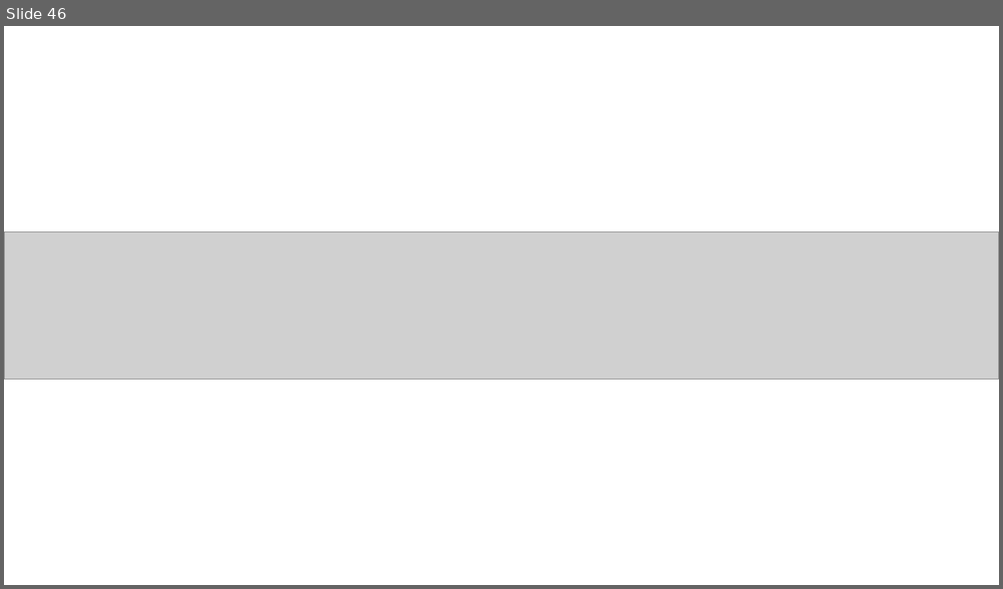
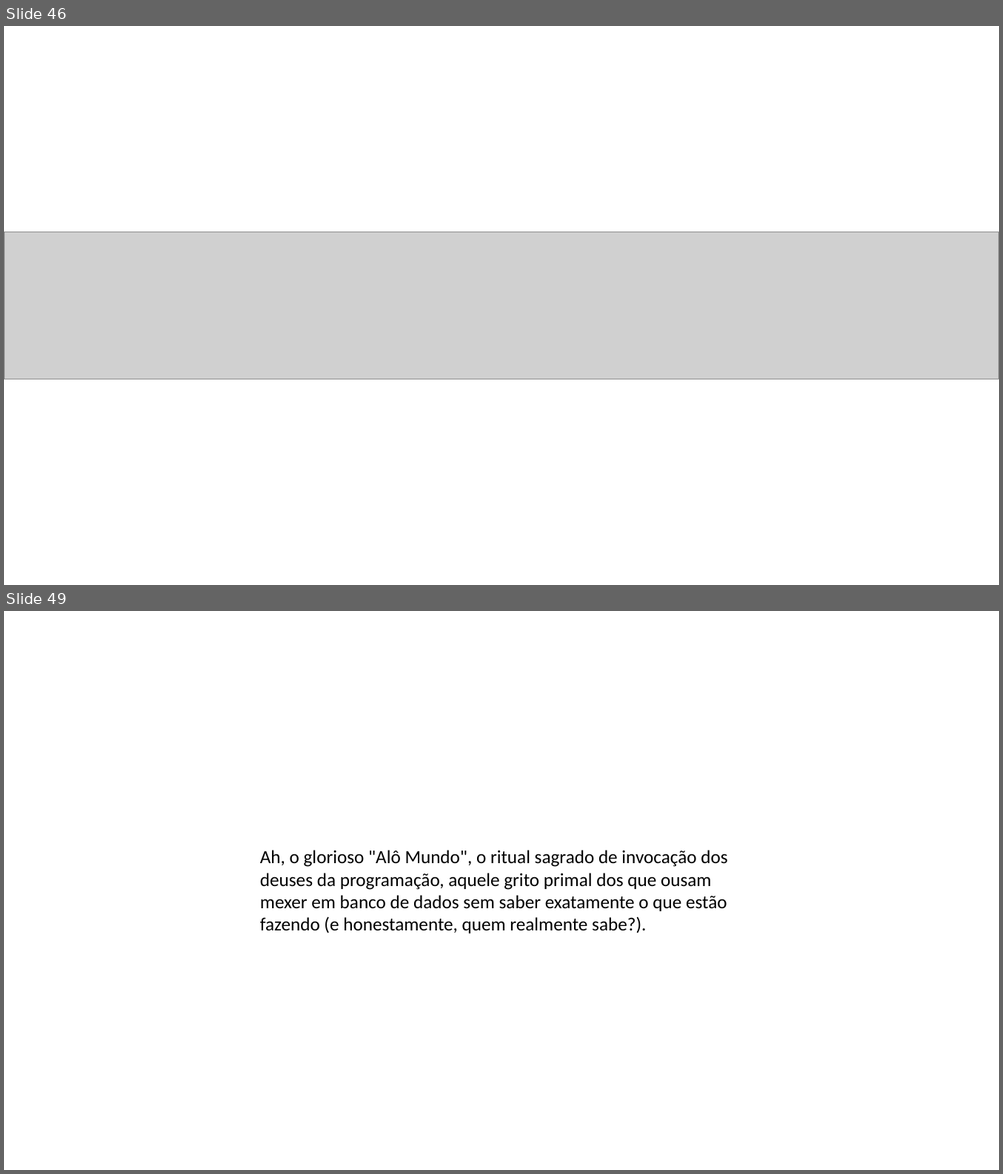
Before and after one commit to romulodf-cesar/etl_senso2015, a slide deck: Git e GitHub.pptx. Shown one above the other, each under a label of ours: slide 46 before the commit, slides 46 and 49 after it; the slides between them are not shown. The pictures are 1003x589 and 1003x1174 pixels, drawn with LibreOffice and Linux fonts; fonts in the diff are those of the drawing; grey boxes stand for pictures. Boxes give left, top, right and bottom in pixels: in the first picture for what was removed or moved away, otherwise in the second. Text is boxed around its words. In the diff, an @@ line names an element or a change of style, - is before the commit and + after.

```diff
--- a/Git e GitHub.pptx
+++ b/Git e GitHub.pptx
@@ slide 49 added at [4, 611, 999, 1170], background #FFFFFF @@
@@ text added at [260, 850, 727, 934], 18 pt, text #000000 @@
+Ah, o glorioso "Alô Mundo", o ritual sagrado de invocação dos deuses da programação, aquele grito primal dos que ousam mexer em banco de dados sem saber exatamente o que estão fazendo (e honestamente, quem realmente sabe?).
```
Also in this commit, not shown: 14 other slides added, 4 other files.
